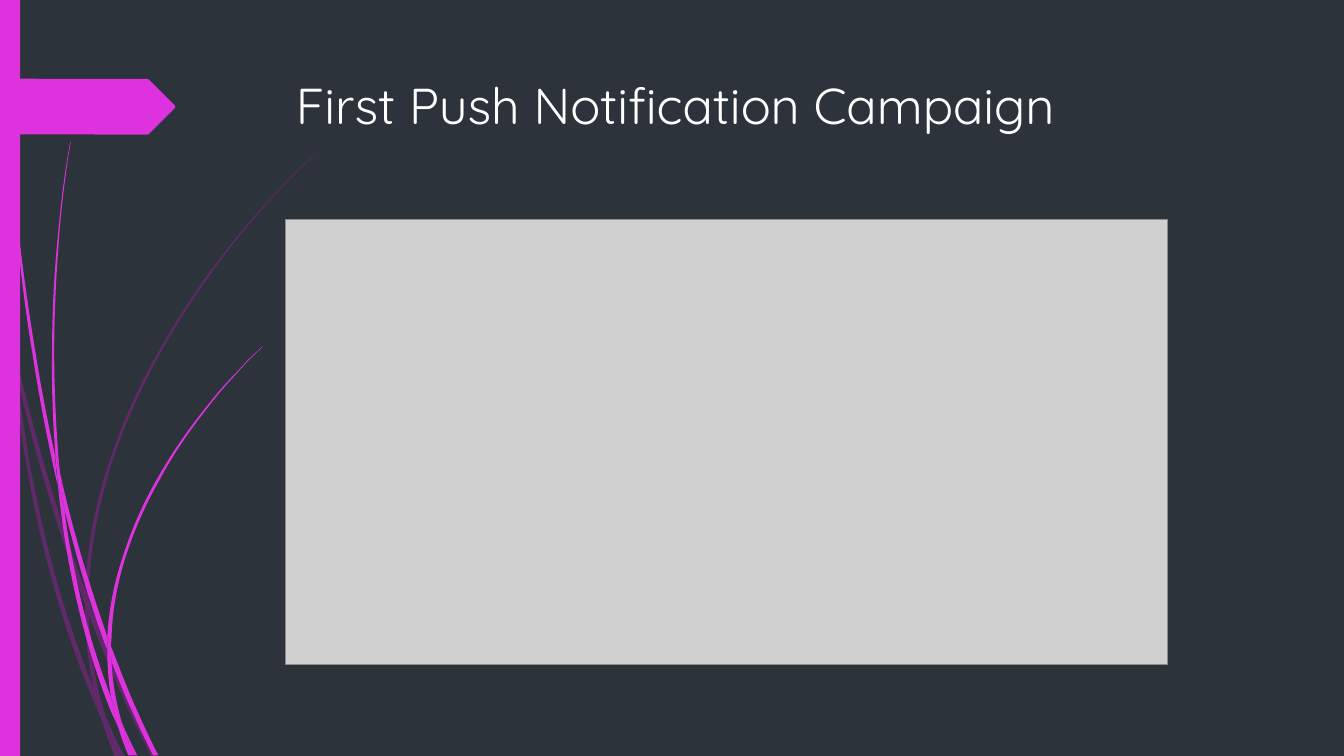
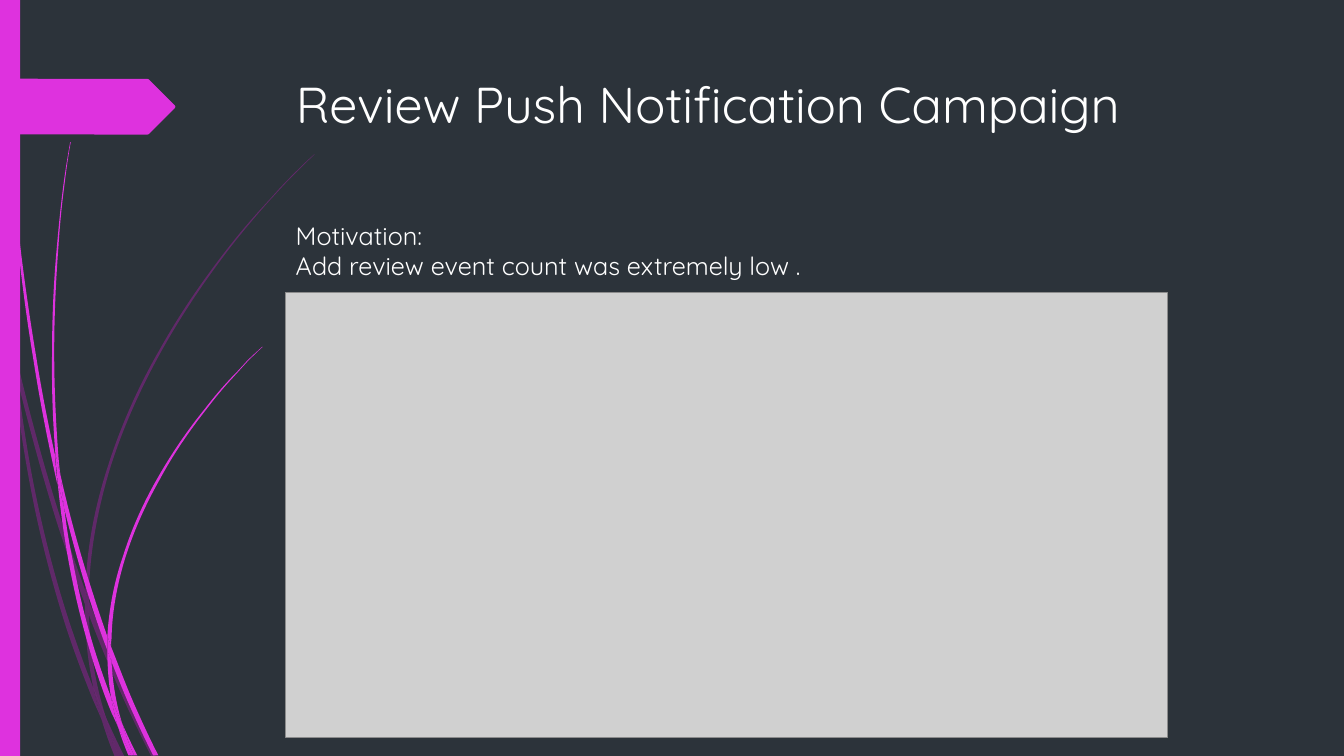
Before and after one commit to OlgaAbir/Ex02_Mobile, a slide deck: slide 2 of Marketing Presentation.pptx. Drawn at 1344x756 pixels with LibreOffice and Linux fonts; fonts in the diff are those of the drawing; grey boxes stand for pictures. Boxes give left, top, right and bottom in pixels: in the first picture for what was removed or moved away, otherwise in the second. Text is boxed around its words. In the diff, an @@ line names an element or a change of style, - is before the commit and + after.

```diff
--- a/Marketing Presentation.pptx
+++ b/Marketing Presentation.pptx
@@ title at (296, 85, 1120, 133): text changed @@
-First Push Notification Campaign
+Review Push Notification Campaign
@@ text added at (296, 227, 788, 280), 18 pt, text #FFFFFF @@
+Motivation:
+Add review event count was extremely low .
@@ picture: place and size @@
-picture at (286, 220, 1169, 664)
+picture at (286, 293, 1169, 738)
```
Also in this commit, not shown: 5 other slides changed.
